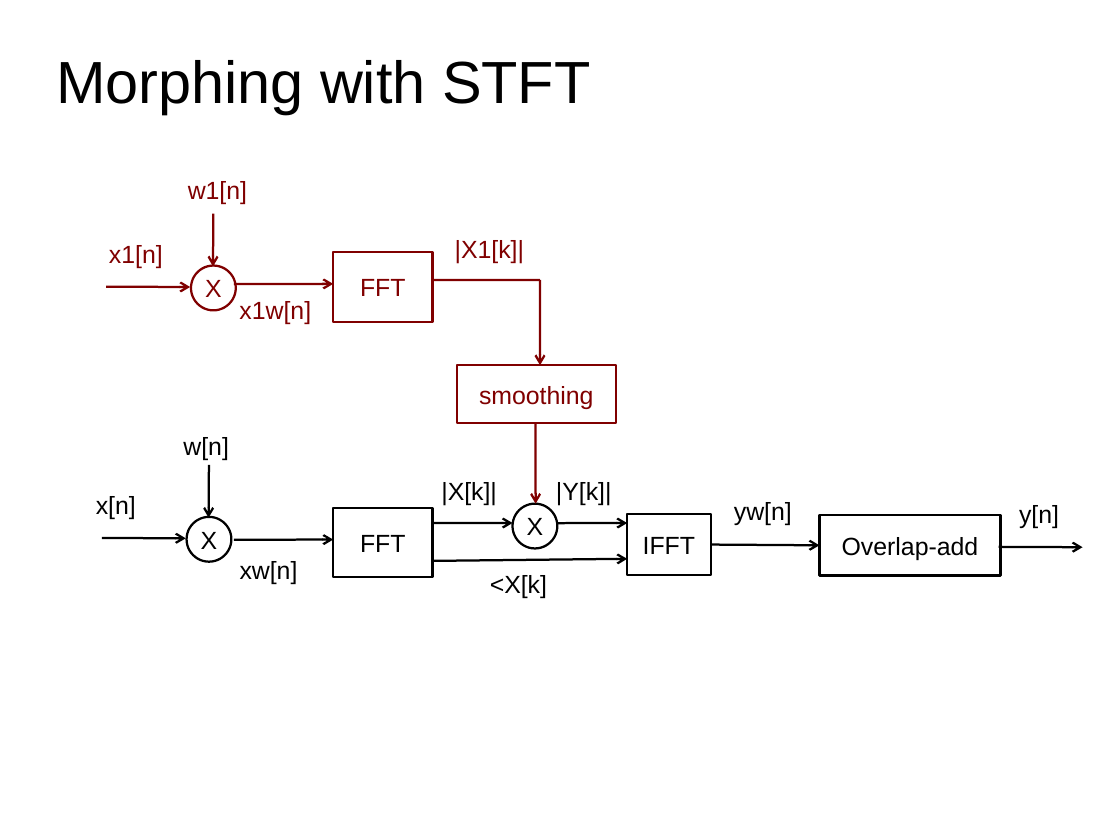
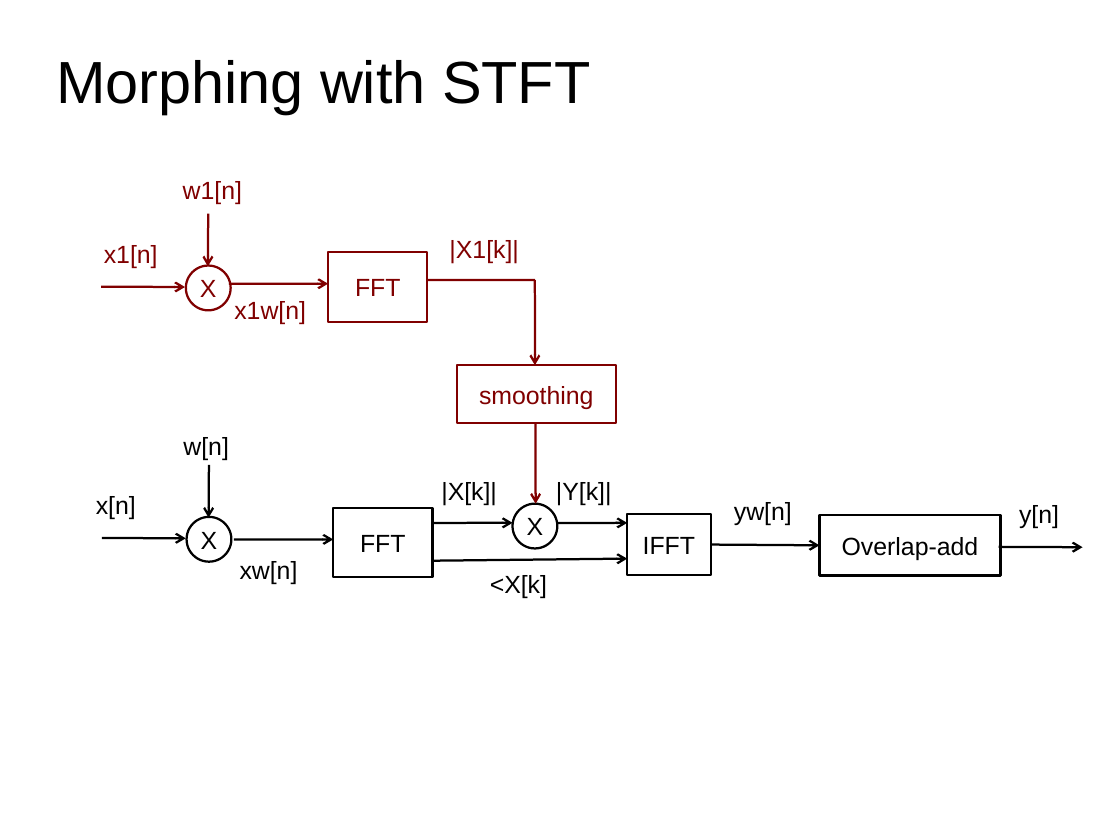
Before and after one commit to MTG/sms-tools, a slide deck: slide 6 of lectures/8-Sound-transformations/Sound-transformations-1.odp (slide 7 before the commit). Drawn at 1120x840 pixels with LibreOffice and Linux fonts; fonts in the diff are those of the drawing. Boxes give left, top, right and bottom in pixels: in the first picture for what was removed or moved away, otherwise in the second. Text is boxed around its words. In the diff, an @@ line names an element or a change of style, - is before the commit and + after.

```diff
--- a/lectures/8-Sound-transformations/Sound-transformations-1.odp
+++ b/lectures/8-Sound-transformations/Sound-transformations-1.odp
@@ 4 texts, 4 arrows, 1 rectangle, 1 ellipse, 1 line: place and size @@
-4 texts, 4 arrows, 1 rectangle, 1 ellipse, 1 line at box(106, 181, 540, 365)
+4 texts, 4 arrows, 1 rectangle, 1 ellipse, 1 line at box(101, 181, 535, 365)
```
Also in this commit, not shown: 2 other slides changed, 5 slides added, 5 slides removed, 19 other files.
